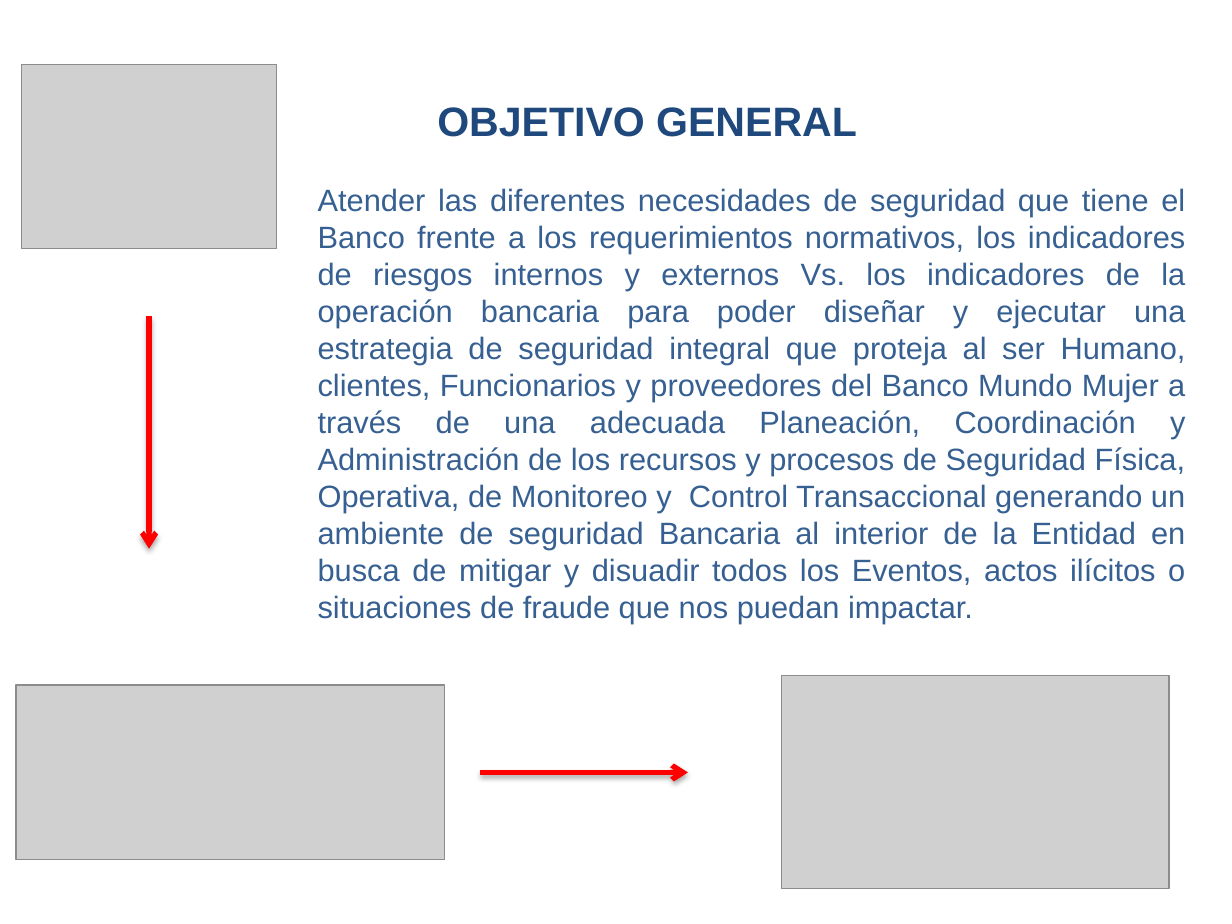
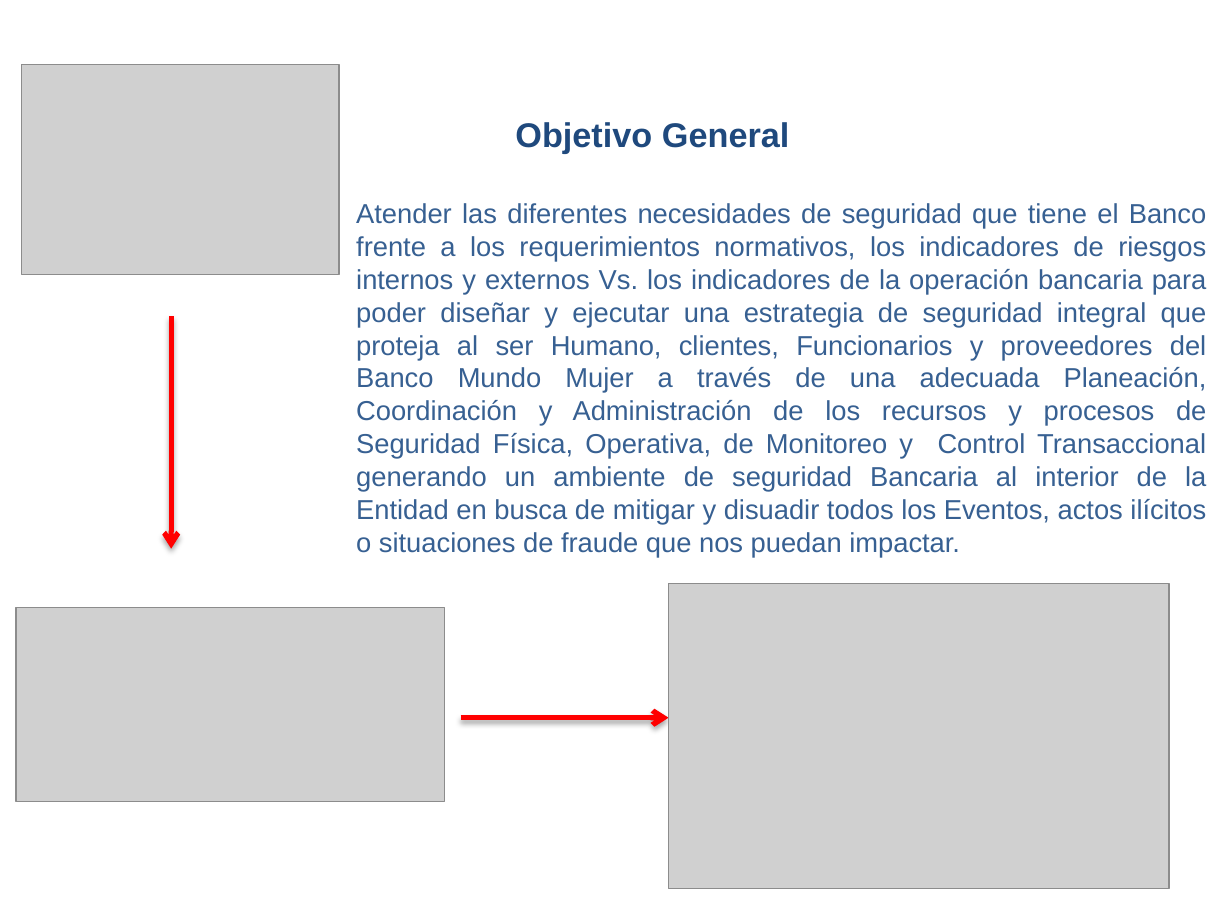
Before and after one commit to elberthAgreda/triviaApp, a slide deck: slide 4 of videoApp/src/assets/pdf/SEGURIDADBANCARIA/SEGURIDADBANCARIA.pptx (slide 3 before the commit). Drawn at 1232x924 pixels with LibreOffice and Linux fonts; fonts in the diff are those of the drawing; grey boxes stand for pictures; background and template pictures are left out. Boxes give left, top, right and bottom in pixels: in the first picture for what was removed or moved away, otherwise in the second. Text is boxed around its words. In the diff, an @@ line names an element or a change of style, - is before the commit and + after.

```diff
--- a/videoApp/src/assets/pdf/SEGURIDADBANCARIA/SEGURIDADBANCARIA.pptx
+++ b/videoApp/src/assets/pdf/SEGURIDADBANCARIA/SEGURIDADBANCARIA.pptx
@@ picture: place and size @@
-picture at <box>22,64,277,249</box>
+picture at <box>22,64,340,275</box>
@@ text at <box>515,122,790,154</box>: text changed; size 24 to 20 pt @@
-OBJETIVO GENERAL
+Objetivo General
@@ text "Atender las diferentes necesidades de ...": place and size @@
-text "Atender las diferentes necesidades de ..." at <box>318,188,1186,623</box>
+text "Atender las diferentes necesidades de ..." at <box>356,203,1207,557</box>
@@ text "Atender las diferentes necesidades de ..." at <box>356,203,1207,557</box>: size 18 to 16 pt @@
@@ arrow moved from (149, 317) - (149, 548) to (171, 317) - (171, 548) @@
@@ picture: place and size @@
-picture at <box>781,675,1168,888</box>
+picture at <box>669,584,1169,890</box>
@@ picture: place and size @@
-picture at <box>16,685,445,860</box>
+picture at <box>16,607,445,801</box>
@@ arrow moved from (480, 772) - (687, 772) to (461, 718) - (669, 718) @@
```
Also in this commit, not shown: 2 other slides changed, 2 slides added, 7 slides removed, 22 other files.
